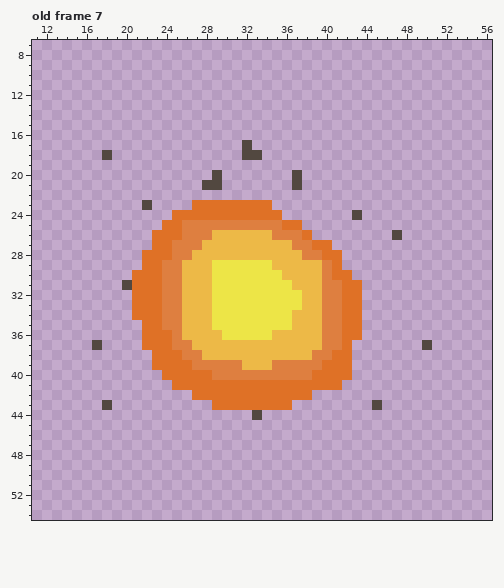
Two versions of one pixel-art file, Aseprite/explosion1.aseprite. The picture above was drawn from the file before the commit.
64x64 pixels, 7 frames. Shown: old frame 7: x 11..56, y 7..54. The commit also changed other frames, which this record leaves out.
After the commit:
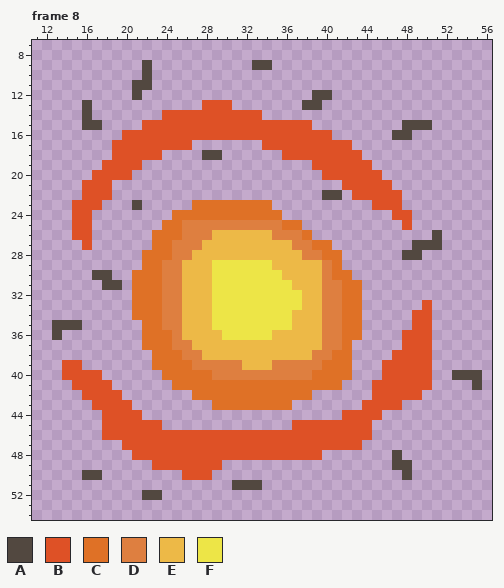
Palette (. is transparent): A #524840  B #de5126  C #df7126  D #de7f40  E #edb947  F #ede547
A new or re-ordered frame is compared with the old frame closest to it.
Commit message: Added second explosion effect, started drawing road
What changed:
frames 7 -> 16
--- frame 8 is new; against old frame 7
@@ x 11..56 @@
  8 ..............................................
- 9 ..............................................
-10 ..............................................
-11 ..............................................
-12 ..............................................
-13 ..............................................
-14 ..............................................
-15 ..............................................
-16 ..............................................
-17 .....................A........................
-18 .......A.............AA.......................
-19 ..............................................
-20 ..................A.......A...................
-21 .................AA.......A...................
-22 ..............................................
-23 ...........A....CCCCCCCC......................
-24 ..............CCCCCCCCCCC.......A.............
-25 .............CCDDDDDDDDDDCC...................
-26 ............CCCDDDEEEEEEDDDC........A.........
-27 ............CCDDDEEEEEEEEEDDCC................
-28 ...........CCCDDEEEEEEEEEEEDDCC...............
+ 9 ...........A..........AA......................
+10 ...........A..................................
+11 ..........AA..................................
+12 ..........A.................AA................
+13 .....A...........BBB.......AA.................
+14 .....A.......BBBBBBBBBB.......................
+15 .....AA....BBBBBBBBBBBBBBBBB.........AAA......
+16 .........BBBBBBBBBBBBBBBBBBBBB......AA........
+17 ........BBBBBBBB.......BBBBBBBBB..............
+18 ........BBBBB....AA......BBBBBBBB.............
+19 .......BBBB.................BBBBBB............
+20 ......BBBB...................BBBBBB...........
+21 .....BBB.......................BBBBB..........
+22 .....BBB.....................AA.BBBBB.........
+23 ....BBB...A.....CCCCCCCC..........BBB.........
+24 ....BB........CCCCCCCCCCC...........BB........
+25 ....BB.......CCDDDDDDDDDDCC..........B........
+26 ....BB......CCCDDDEEEEEEDDDC............A.....
+27 .....B......CCDDDEEEEEEEEEDDCC........AAA.....
+28 ...........CCCDDEEEEEEEEEEEDDCC......AA.......
 29 ...........CCDDEEEFFFFFFEEEEEDC...............
-30 ..........CCCDDEEEFFFFFFFEEEEDCC..............
-31 .........ACCCDDEEEFFFFFFFFEEEDDCC.............
+30 ......AA..CCCDDEEEFFFFFFFEEEEDCC..............
+31 .......AA.CCCDDEEEFFFFFFFFEEEDDCC.............
 32 ..........CCCDDEEEFFFFFFFFFEEDDCC.............
-33 ..........CCCDDEEEFFFFFFFFFEEDDCC.............
-34 ..........CCCDDEEEFFFFFFFFEEEDDCC.............
-35 ...........CCDDEEEFFFFFFFFEEEDDCC.............
-36 ...........CCCDEEEEFFFFFEEEEEDDCC.............
-37 ......A....CCCDDEEEEEEEEEEEEEDDC.......A......
-38 ............CCCDDEEEEEEEEEEEDDCC..............
-39 ............CCCCDDDDDEEEDDDDDCCC..............
-40 .............CCCCCDDDDDDDDDDCCCC..............
-41 ..............CCCCCCCCCCCCCCCCC...............
-42 ................CCCCCCCCCCCC..................
-43 .......A..........CCCCCCCC........A...........
-44 ......................A.......................
-45 ..............................................
-46 ..............................................
-47 ..............................................
-48 ..............................................
-49 ..............................................
-50 ..............................................
-51 ..............................................
-52 ..............................................
+33 ..........CCCDDEEEFFFFFFFFFEEDDCC......B......
+34 ..........CCCDDEEEFFFFFFFFEEEDDCC.....BB......
+35 ..AAA......CCDDEEEFFFFFFFFEEEDDCC.....BB......
+36 ..A........CCCDEEEEFFFFFEEEEEDDCC....BBB......
+37 ...........CCCDDEEEEEEEEEEEEEDDC.....BBB......
+38 ............CCCDDEEEEEEEEEEEDDCC....BBBB......
+39 ...BB.......CCCCDDDDDEEEDDDDDCCC...BBBBB......
+40 ...BBBB......CCCCCDDDDDDDDDDCCCC...BBBBB..AAA.
+41 ....BBBB......CCCCCCCCCCCCCCCCC...BBBBBB....A.
+42 .....BBBB.......CCCCCCCCCCCC......BBBBB.......
+43 ......BBBB........CCCCCCCC.......BBBB.........
+44 .......BBBB....................BBBB...........
+45 .......BBBBBB.............BBBBBBBB............
+46 .......BBBBBBBBBBBBBBBBBBBBBBBBBBB............
+47 .........BBBBBBBBBBBBBBBBBBBBBBBB.............
+48 ..........BBBBBBBBBBBBBBBBBBB.......A.........
+49 ............BBBBBBB.................AA........
+50 .....AA........BBB...................A........
+51 ....................AAA.......................
+52 ...........AA.................................
 53 ..............................................
